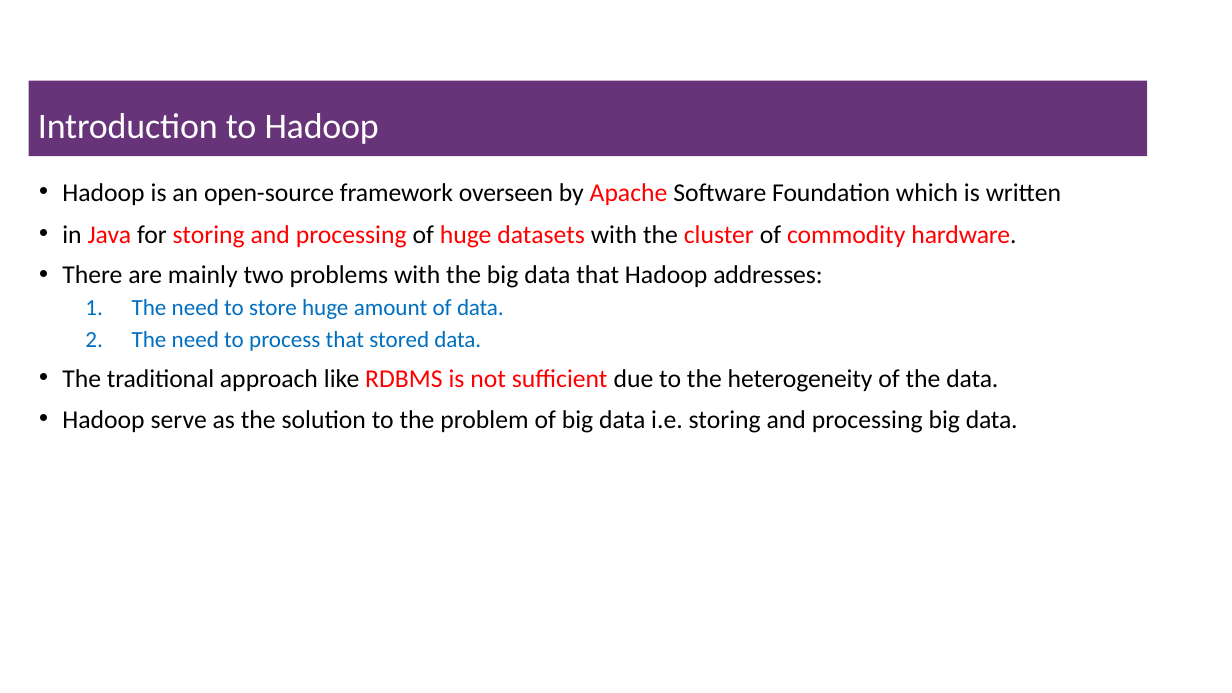
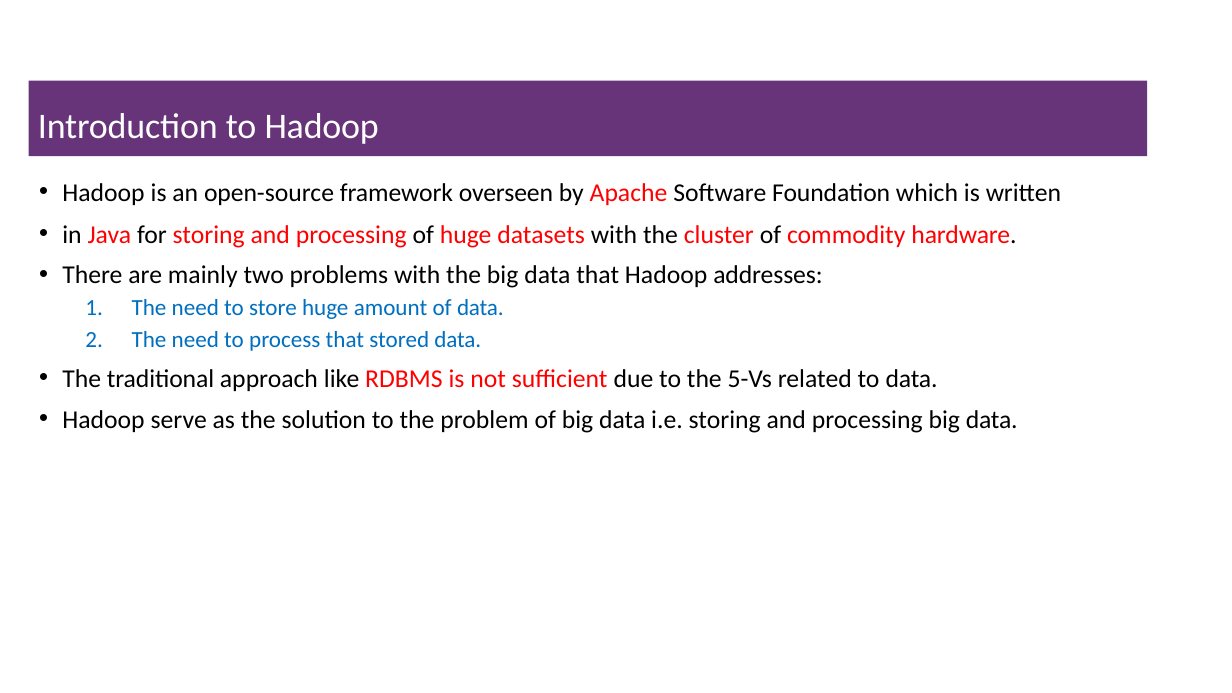
Before and after one commit to msfasha/307401-Big-Data, a slide deck: slide 5 of 20243/section_2_introduction_to_hadoop_eco_system/2-Introduction to Hadoop Eco System.pptx (slide 4 before the commit). Drawn at 1232x693 pixels with LibreOffice and Linux fonts; fonts in the diff are those of the drawing; background and template pictures are left out. Boxes give left, top, right and bottom in pixels: in the first picture for what was removed or moved away, otherwise in the second. Text is boxed around its words. In the diff, an @@ line names an element or a change of style, - is before the commit and + after.

Commit message:
updated hadoop echo system

```diff
--- a/20243/section_2_introduction_to_hadoop_eco_system/2-Introduction to Hadoop Eco System.pptx
+++ b/20243/section_2_introduction_to_hadoop_eco_system/2-Introduction to Hadoop Eco System.pptx
@@ text at <box>62,369,938,391</box>: text changed @@
-• The traditional approach like RDBMS is not sufficient due to the heterogeneity of the data.
+• The traditional approach like RDBMS is not sufficient due to the 5-Vs related to data.
```
Also in this commit, not shown: 1 other slide changed, 4 slides added, 2 slides removed.
